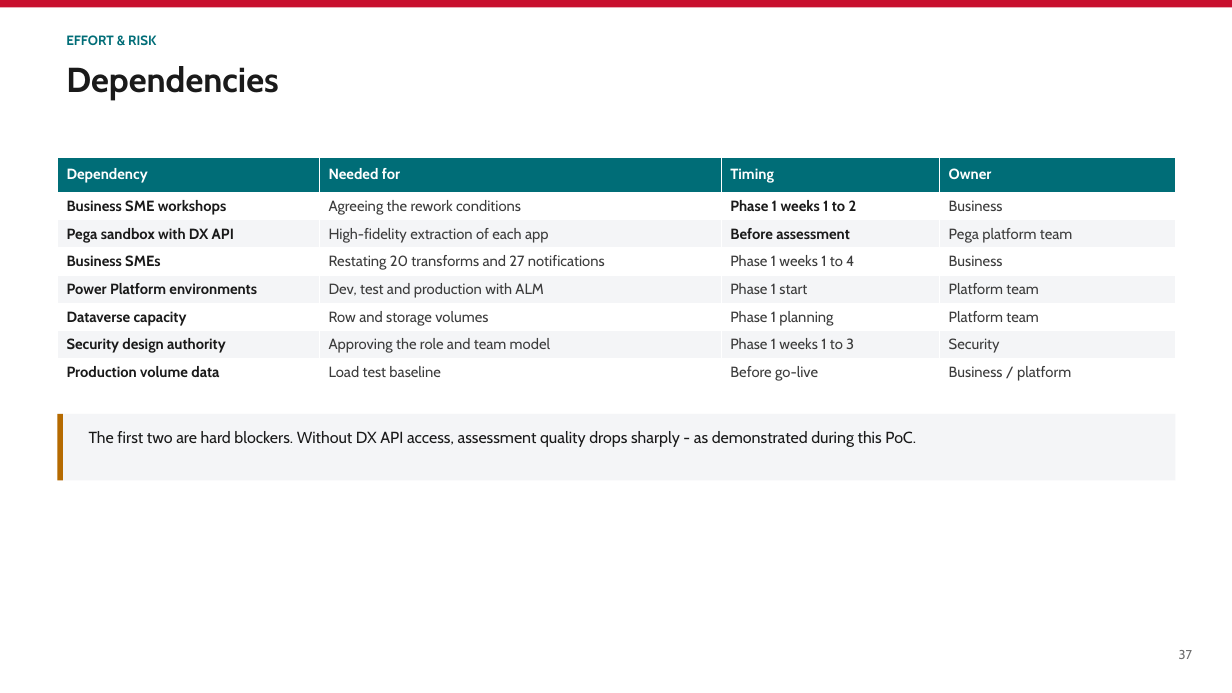
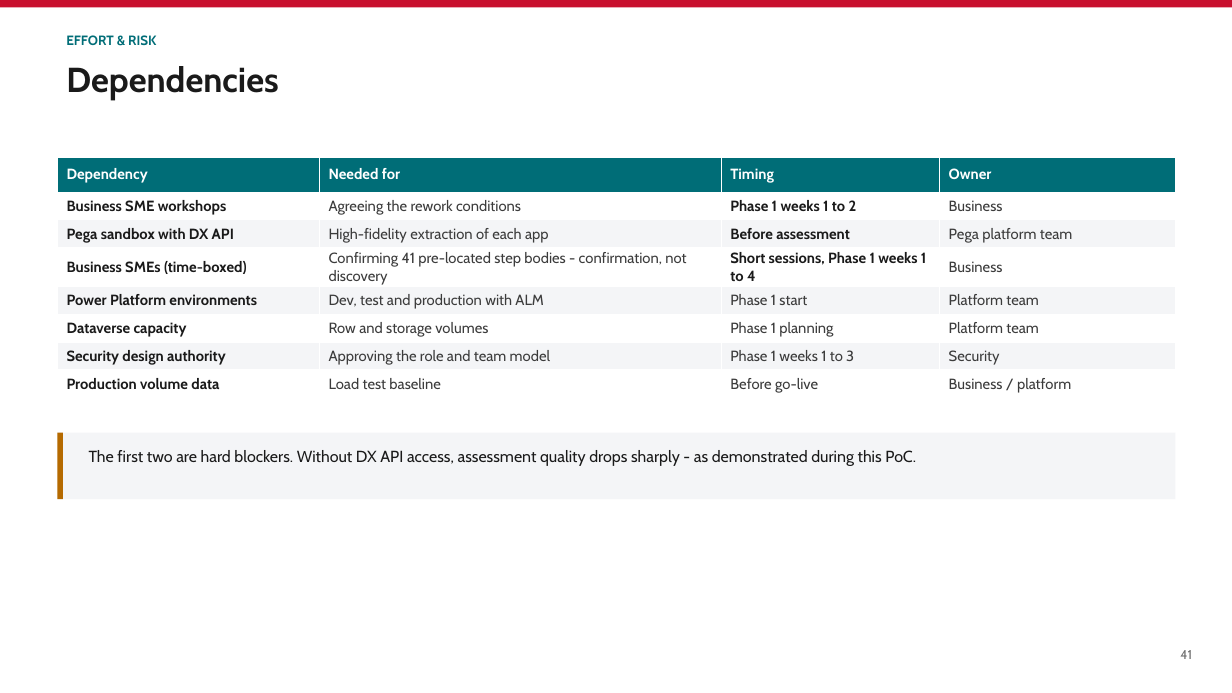
Before and after one commit to parclarke/LDD, a slide deck: slide 41 of lending-due-diligence-app/docs/Pega-to-PowerPlatform-Migration-PoC.pptx (slide 37 before the commit). Drawn at 1232x693 pixels with LibreOffice and Linux fonts; fonts in the diff are those of the drawing. Boxes give left, top, right and bottom in pixels: in the first picture for what was removed or moved away, otherwise in the second. Text is boxed around its words. In the diff, an @@ line names an element or a change of style, - is before the commit and + after.

```diff
--- a/lending-due-diligence-app/docs/Pega-to-PowerPlatform-Migration-PoC.pptx
+++ b/lending-due-diligence-app/docs/Pega-to-PowerPlatform-Migration-PoC.pptx
@@ table at (x1=57, y1=157, x2=1176, y2=397) @@
-row 4: Business SMEs | Restating 20 transforms and 27 notifications | Phase 1 weeks 1 to 4 | Business
+row 4: Business SMEs (time-boxed) | Confirming 41 pre-located step bodies - confirmation, not discovery | Short sessions, Phase 1 weeks 1 to 4 | Business
@@ 2 rectangles, 1 text moved together from (x1=57, y1=414, x2=1176, y2=481) to (x1=57, y1=433, x2=1176, y2=499) @@
@@ text at (x1=1180, y1=650, x2=1192, y2=659): text changed @@
-37
+41
```
Also in this commit, not shown: 46 other slides changed, 4 slides added, 3 other files.
